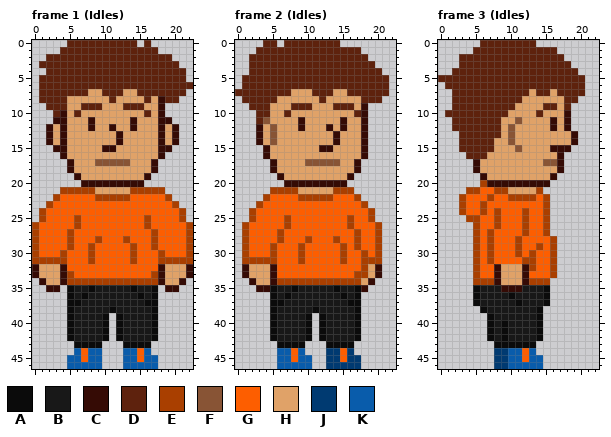
A pixel-art file gets an edit: WIP/Characters/GabeNew.aseprite. This is how it looked before the edit.
23x47 pixels, 36 frames. Shown: frame 1 (Idles), frame 2 (Idles), frame 3 (Idles). The commit also changed other frames, which this record leaves out.
Palette (. is transparent): A #0b0b0b  B #181818  C #350b05  D #5e220d  E #a93f00  F #885435  G #fd5e00  H #e0a268  J #003a71  K #095cab
After:
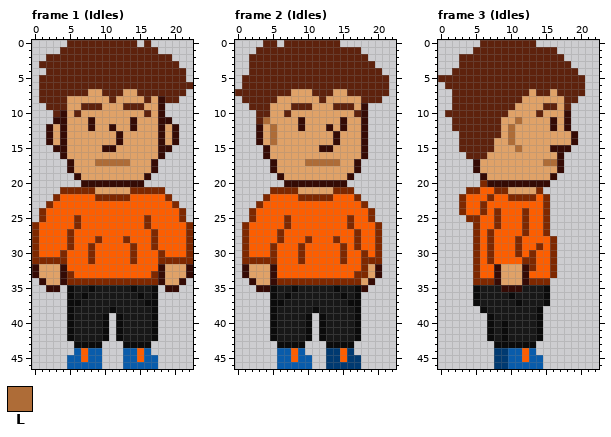
Colours new in this view: L #ae6c37
Change:
colour E: #a93f00 -> #7e2800
Changed rows in their new state; - is a pixel that keeps its letter.
Frame 1 (Idles), layer "Flattened":
first column x 9:
17 LLLLL
Frame 2 (Idles), layer "Flattened":
first column x 4:
11 L----------
12 -L---------
13 -L---------
14 -L---------
17 ------LLLLL
Frame 3 (Idles), layer "Flattened":
first column x 10:
11 -L-----
12 L------
13 L------
14 L------
15 -L-----
17 -----LL
Where, in picture pixels (left, top, right, bottom), the same in both pictures:
changed: (95, 159, 130, 166)
changed: (32, 187, 193, 285)
changed: (263, 117, 277, 145)
changed: (305, 159, 340, 166)
changed: (242, 187, 382, 285)
changed: (459, 117, 557, 285)
